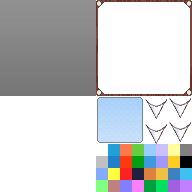
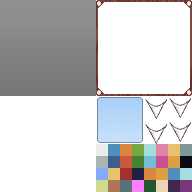
Two versions of the same layered image (w=192, h=192). Layer-by-layer changes:
painted on "Layer 1" over [96, 144, 192, 192]